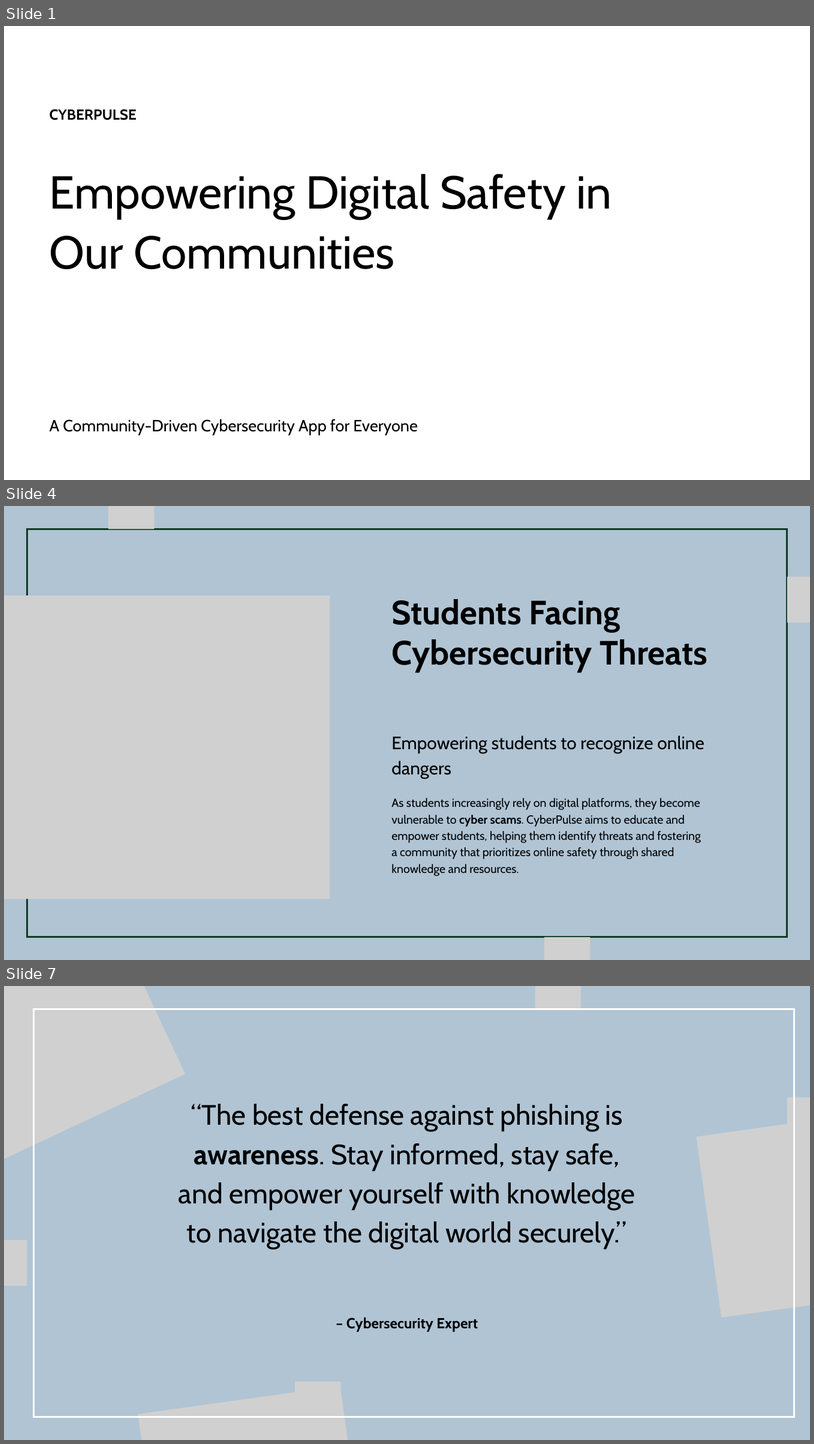
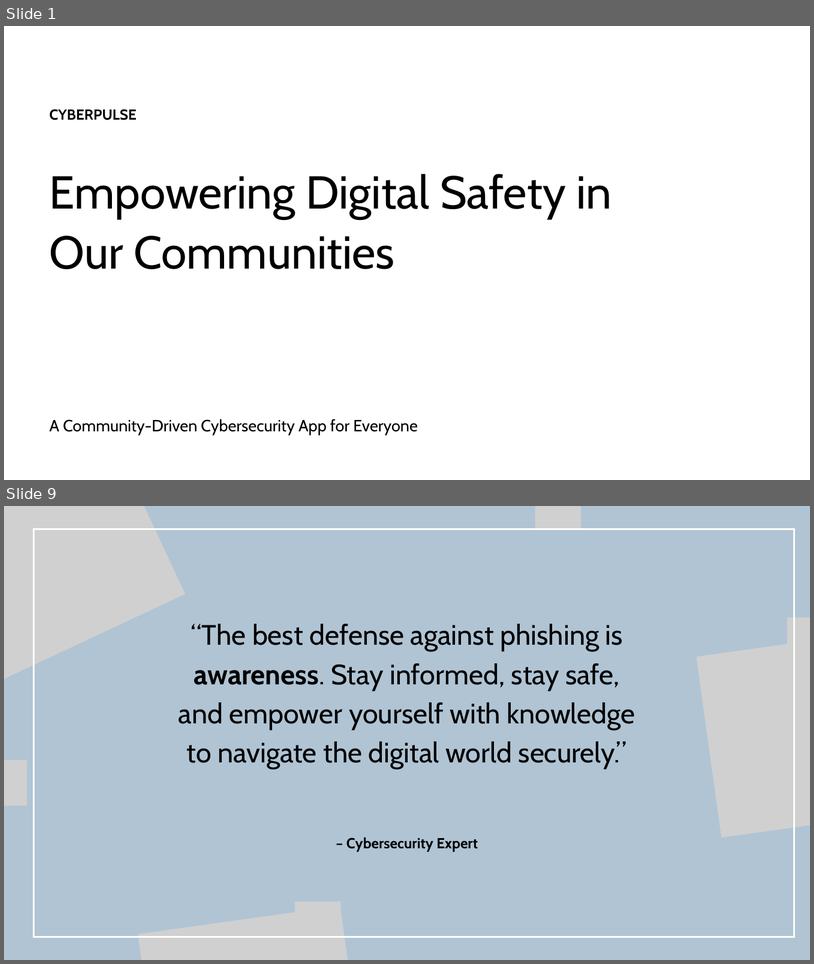
Before and after one commit to brogrammer012/CipherNova, a slide deck: demo/Presentation - CyberPulse.pptx. Shown one above the other, each under a label of ours: slides 1, 4 and 7 before the commit, slides 1 and 9 after it; the slides between them are not shown. The pictures are 814x1444 and 814x964 pixels, drawn with LibreOffice and Linux fonts; fonts in the diff are those of the drawing; grey boxes stand for pictures; background and template pictures are left out. Boxes give left, top, right and bottom in pixels: in the first picture for what was removed or moved away, otherwise in the second. Text is boxed around its words. In the diff, an @@ line names an element or a change of style, - is before the commit and + after.

```diff
--- a/demo/Presentation - CyberPulse.pptx
+++ b/demo/Presentation - CyberPulse.pptx
@@ slide 4 removed at (4, 506, 810, 960), background #B0C4D4 @@
@@ picture removed at (108, 506, 155, 529) @@
@@ freeform shape removed at (27, 529, 788, 937) @@
@@ picture removed at (788, 577, 810, 622) @@
@@ picture removed at (4, 595, 330, 899) @@
@@ text removed at (392, 599, 708, 672) @@
-Students Facing Cybersecurity Threats
@@ picture removed at (86, 617, 317, 849) @@
@@ text removed at (392, 735, 704, 778) @@
-Empowering students to recognize online dangers
@@ text removed at (392, 798, 701, 876) @@
-As students increasingly rely on digital platforms, they become vulnerable to cyber scams. CyberPulse aims to educate and empower students, helping them identify threats and fostering a community that prioritizes online safety through shared knowledge and resources.
@@ picture removed at (201, 820, 247, 866) @@
@@ picture removed at (545, 937, 591, 960) @@
@@ what was slide 7 is now slide 9 @@
```
Also in this commit, not shown: 4 slides changed, 4 slides added, 1 other slide removed.
